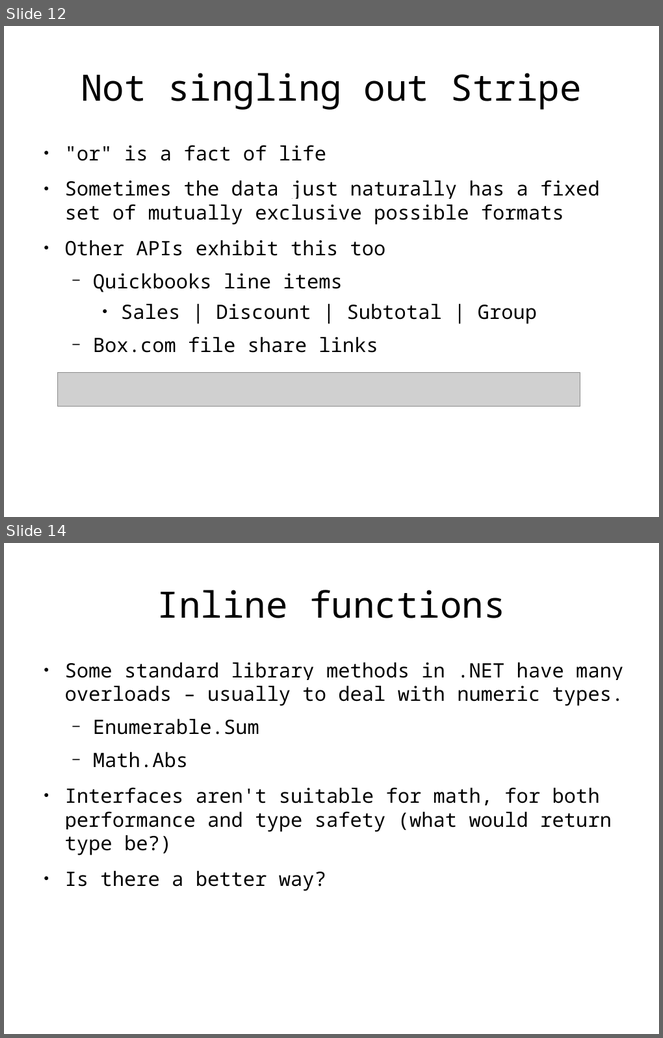
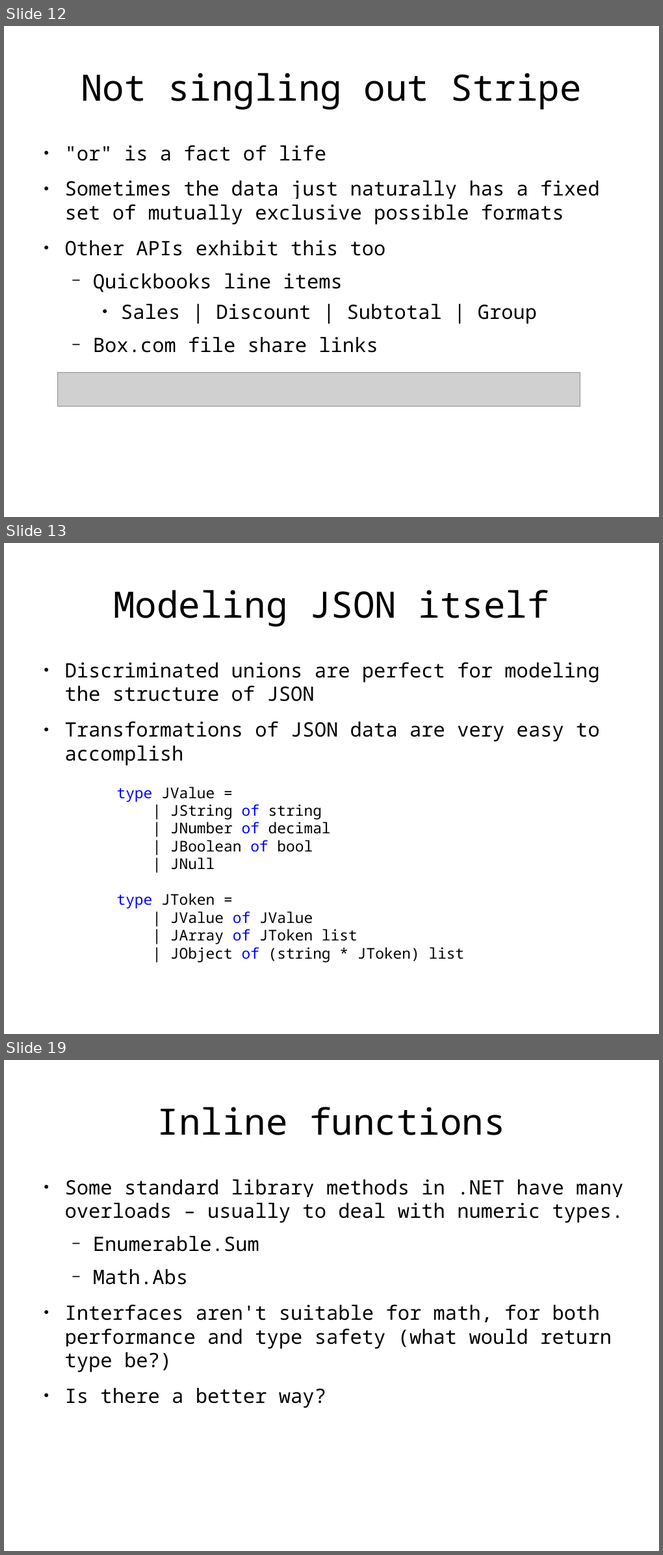
Before and after one commit to rspeele/FSharpTalk, a slide deck: fstalk.odp. Shown one above the other, each under a label of ours: slides 12 and 14 before the commit, slides 12, 13 and 19 after it; the slides between them are not shown. The pictures are 663x1038 and 663x1555 pixels, drawn with LibreOffice and Linux fonts; fonts in the diff are those of the drawing; grey boxes stand for pictures. Boxes give left, top, right and bottom in pixels: in the first picture for what was removed or moved away, otherwise in the second. Text is boxed around its words. In the diff, an @@ line names an element or a change of style, - is before the commit and + after.

```diff
--- a/fstalk.odp
+++ b/fstalk.odp
@@ slide 13 added at bbox=[4, 543, 659, 1034], background #FFFFFF @@
@@ title added at bbox=[113, 590, 549, 627], 44 pt, text #000000 @@
+Modeling JSON itself
@@ text added at bbox=[65, 662, 600, 766], 24 pt, text #000000 @@
+● Discriminated unions are perfect for modeling the structure of JSON
+● Transformations of JSON data are very easy to accomplish
@@ text added at bbox=[117, 787, 465, 963], 18 pt, text #000000 @@
+type JValue =
+| JString of string
+| JNumber of decimal
+| JBoolean of bool
+| JNull
+type JToken =
+| JValue of JValue
+| JArray of JToken list
+| JObject of (string * JToken) list
@@ what was slide 14 is now slide 19 @@
```
Also in this commit, not shown: 2 slides changed, 5 other slides added, 10 other files.
